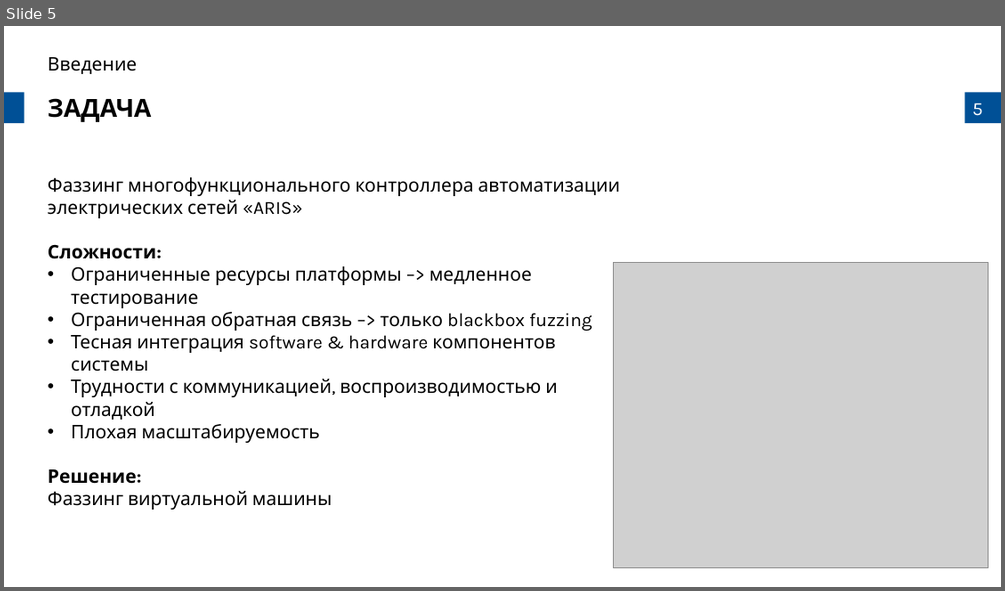
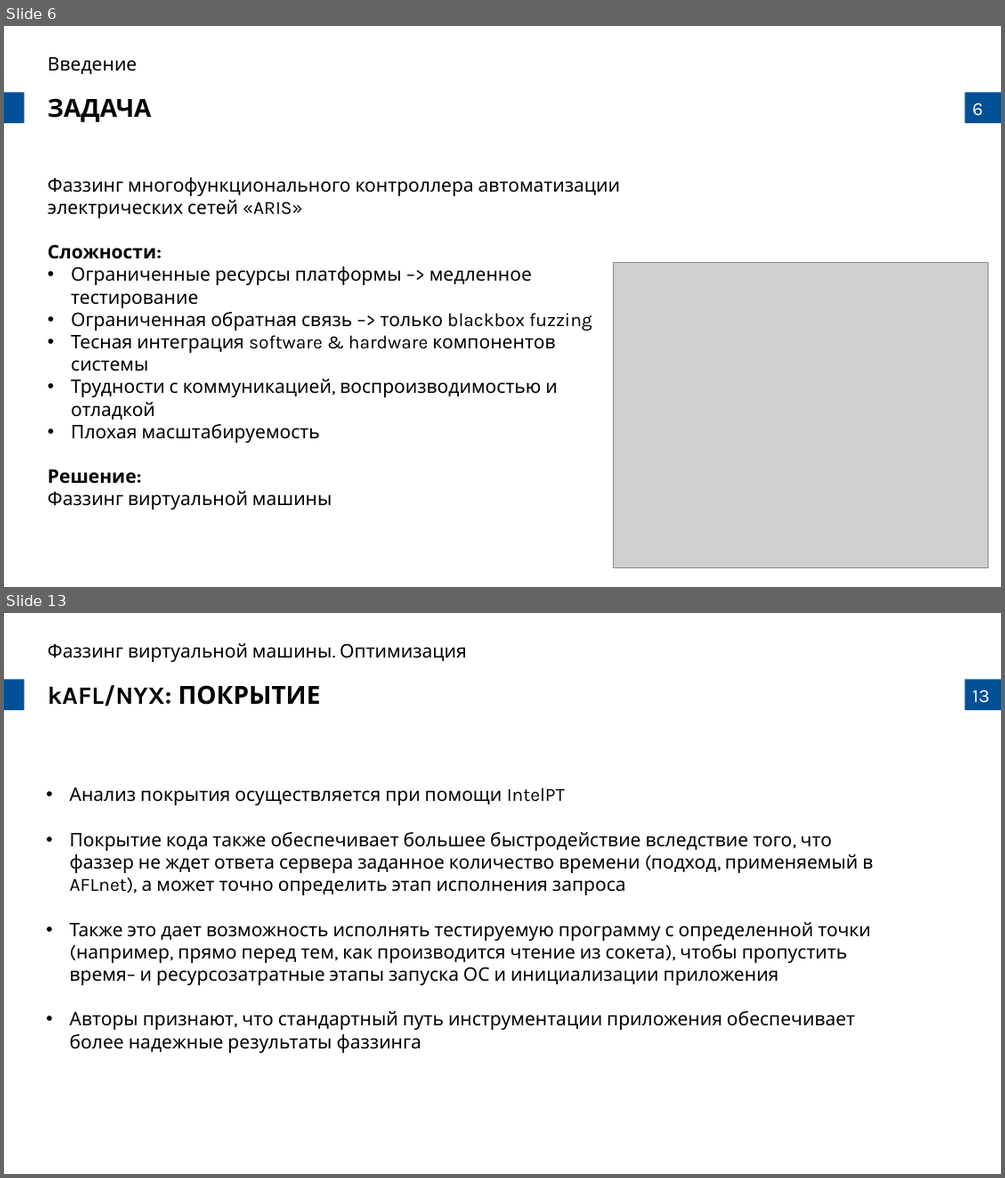
Before and after one commit to prostoAlexandr/BeeTech_2024, a slide deck: Belikov_Virtual_machine_fuzzing_types_and_approaches.pptx. Shown one above the other, each under a label of ours: slide 5 before the commit, slides 6 and 13 after it; the slides between them are not shown. The pictures are 1005x591 and 1005x1178 pixels, drawn with LibreOffice and Linux fonts; fonts in the diff are those of the drawing; grey boxes stand for pictures; background and template pictures are left out. Boxes give left, top, right and bottom in pixels: in the first picture for what was removed or moved away, otherwise in the second. Text is boxed around its words. In the diff, an @@ line names an element or a change of style, - is before the commit and + after.

```diff
--- a/Belikov_Virtual_machine_fuzzing_types_and_approaches.pptx
+++ b/Belikov_Virtual_machine_fuzzing_types_and_approaches.pptx
@@ slide 13 added at (4,613,1001,1174), background #FFFFFF; not listed: 3 template elements that a slide beside it also shows @@
@@ text added at (48,643,467,662), 18 pt, text #000000 @@
+Фаззинг виртуальной машины. Оптимизация
@@ text added at (48,685,321,706), 24 pt, text #000000, bold @@
+kAFL/NYX: ПОКРЫТИЕ
@@ text added at (70,787,873,1053), 18 pt, text #000000 @@
+• Анализ покрытия осуществляется при помощи IntelPT
+• Покрытие кода также обеспечивает большее быстродействие вследствие того, что фаззер не ждет ответа сервера заданное количество времени (подход, применяемый в AFLnet), а может точно определить этап исполнения запроса
+• Также это дает возможность исполнять тестируемую программу с определенной точки (например, прямо перед тем, как производится чтение из сокета), чтобы пропустить время– и ресурсозатратные этапы запуска ОС и инициализации приложения
+• Авторы признают, что стандартный путь инструментации приложения обеспечивает более надежные результаты фаззинга
@@ what was slide 5 is now slide 6 @@
@@ page number at (972,103,983,116): text changed @@
-5
+6
```
Also in this commit, not shown: 11 slides changed, 6 other slides added, 2 slides removed, 1 other file.
